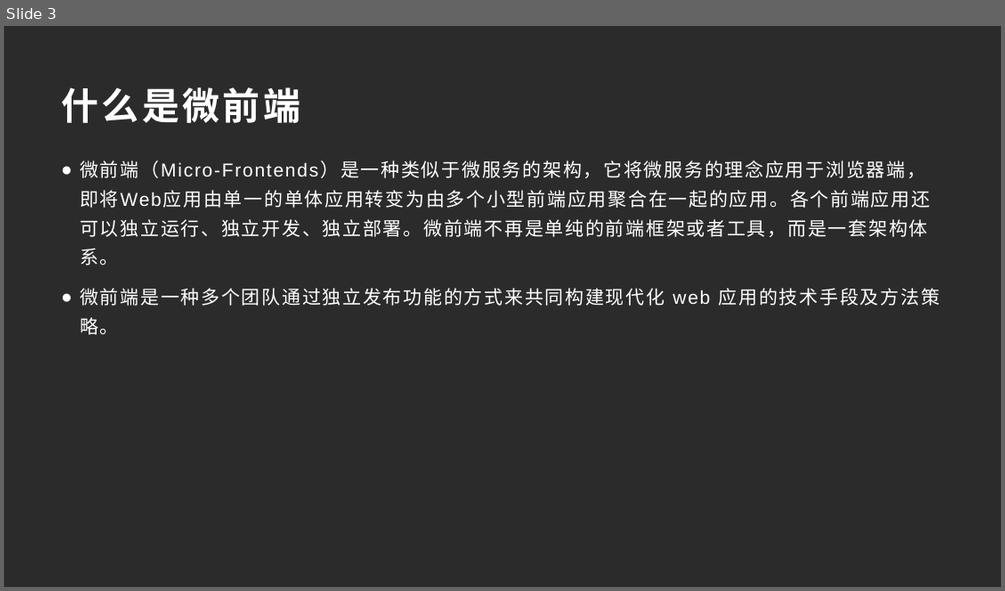
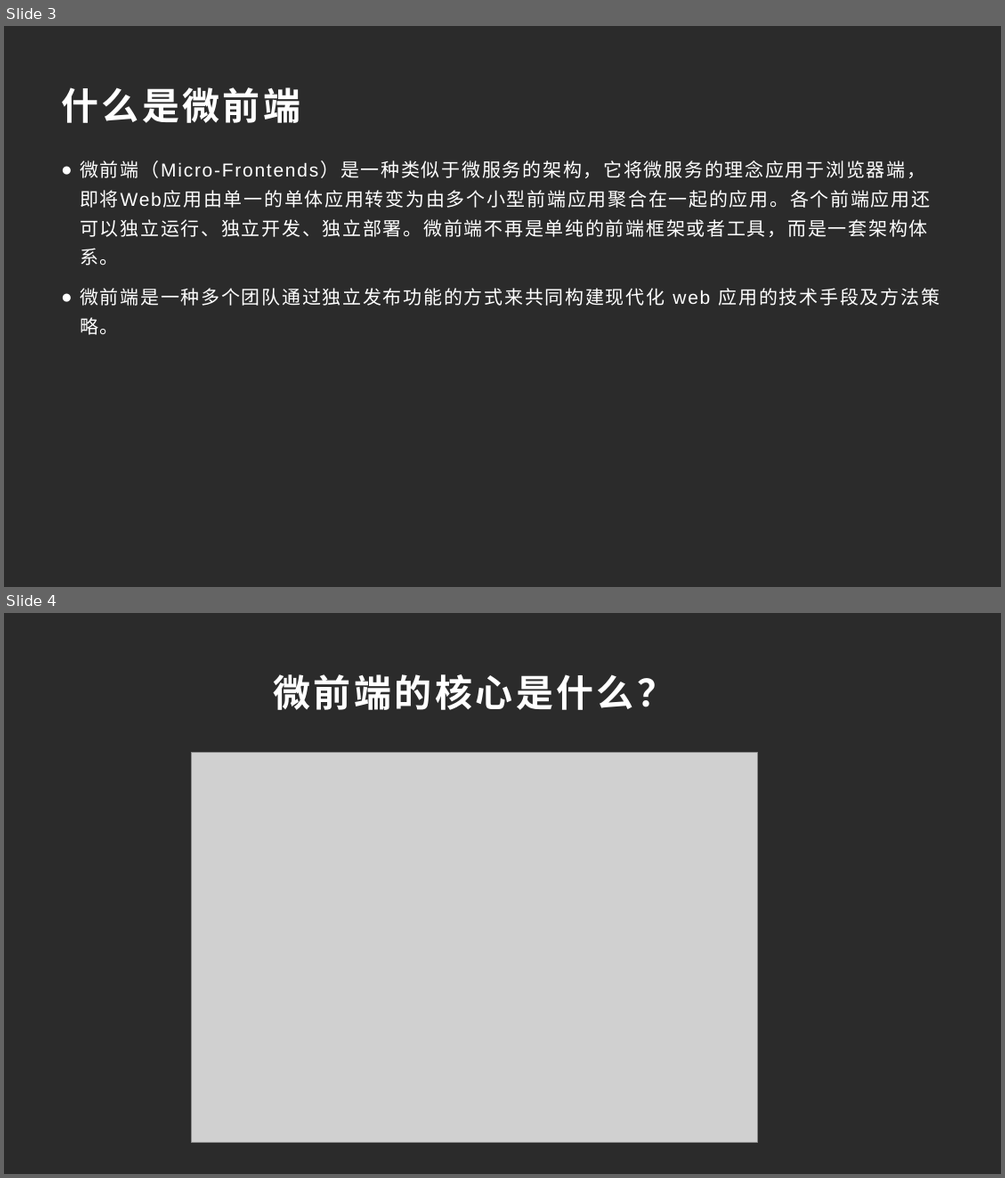
Before and after one commit to 549032340/my-note, a slide deck: MicroFrontends/MicroFrontEnds.pptx. Shown one above the other, each under a label of ours: slide 3 before the commit, slides 3 and 4 after it. The pictures are 1005x591 and 1005x1178 pixels, drawn with LibreOffice and Linux fonts; fonts in the diff are those of the drawing; grey boxes stand for pictures; background and template pictures are left out; a plain dark background stands for a picture behind light text. Boxes give left, top, right and bottom in pixels: in the first picture for what was removed or moved away, otherwise in the second. Text is boxed around its words. In the diff, an @@ line names an element or a change of style, - is before the commit and + after.

```diff
--- a/MicroFrontends/MicroFrontEnds.pptx
+++ b/MicroFrontends/MicroFrontEnds.pptx
@@ slide 4 added at (4, 613, 1001, 1174), background picture (left out) @@
@@ title added at (273, 674, 674, 710), 36 pt, text #FFFFFF, bold @@
+微前端的核心是什么？
@@ picture added at (191, 753, 758, 1142) @@
```
Also in this commit, not shown: 1 other slide added, 1 other file.
